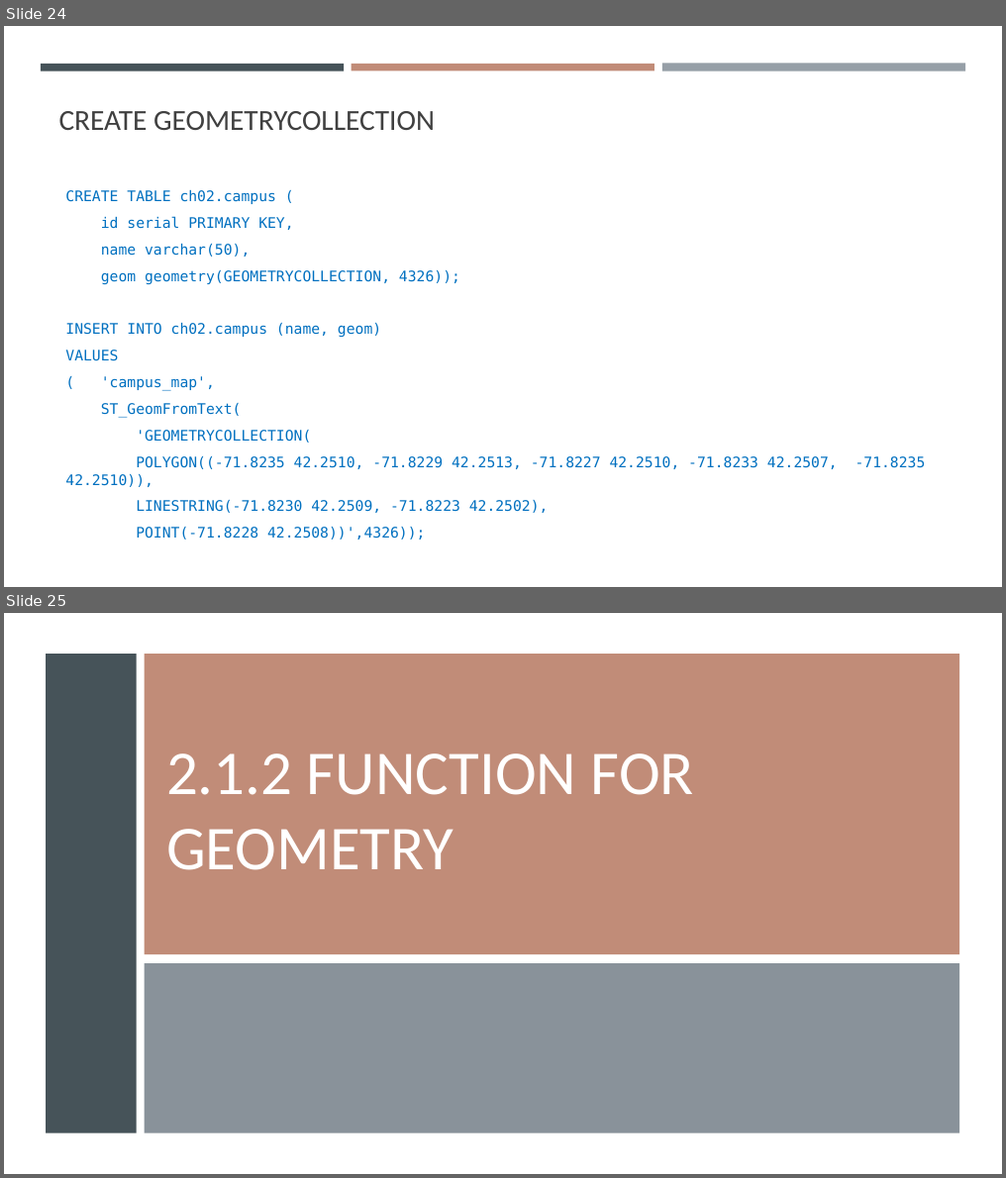
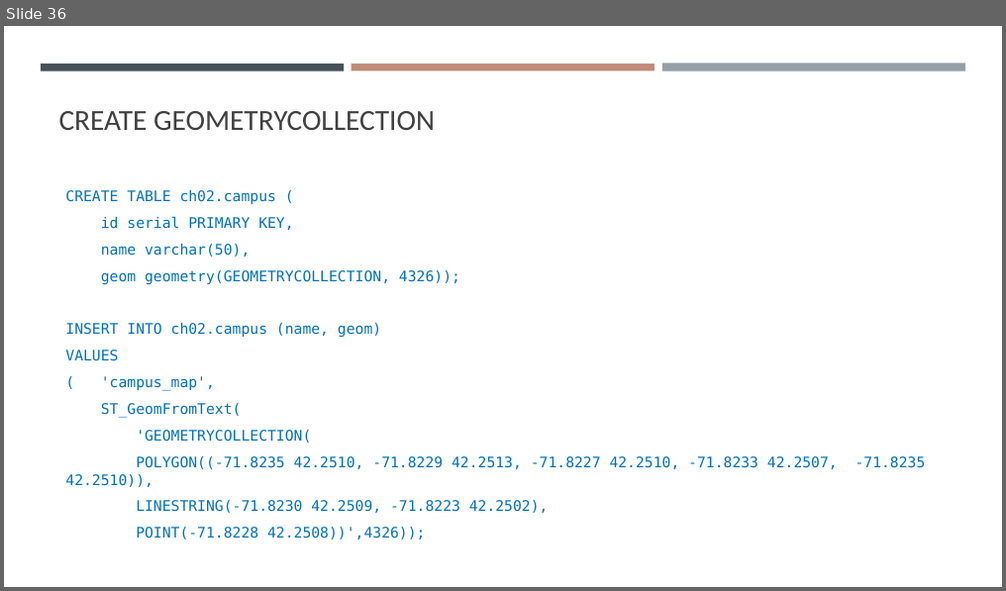
Before and after one commit to gisynw/ssj-376, a slide deck: docs/Lectures/Week03/Week03_SpatialData.pptx. Shown one above the other, each under a label of ours: slides 24 and 25 before the commit, slide 36 after it. The pictures are 1006x1178 and 1006x591 pixels, drawn with LibreOffice and Linux fonts; fonts in the diff are those of the drawing. Boxes give left, top, right and bottom in pixels: in the first picture for what was removed or moved away, otherwise in the second. Text is boxed around its words. In the diff, an @@ line names an element or a change of style, - is before the commit and + after.

```diff
--- a/docs/Lectures/Week03/Week03_SpatialData.pptx
+++ b/docs/Lectures/Week03/Week03_SpatialData.pptx
@@ slide 25 removed at (4,613,1002,1174), background #FFFFFF @@
@@ rectangle removed at (4,613,1002,1174) @@
@@ rectangle removed at (46,654,137,1134) @@
@@ rectangle removed at (144,654,959,955) @@
@@ title removed at (166,754,694,870) @@
-2.1.2 FUNCTION FOR GEOMETRY
@@ rectangle removed at (144,964,959,1134) @@
@@ what was slide 24 is now slide 36 @@
```
Also in this commit, not shown: 3 slides changed, 2 slides added, 2 other slides removed, 1 other file.
